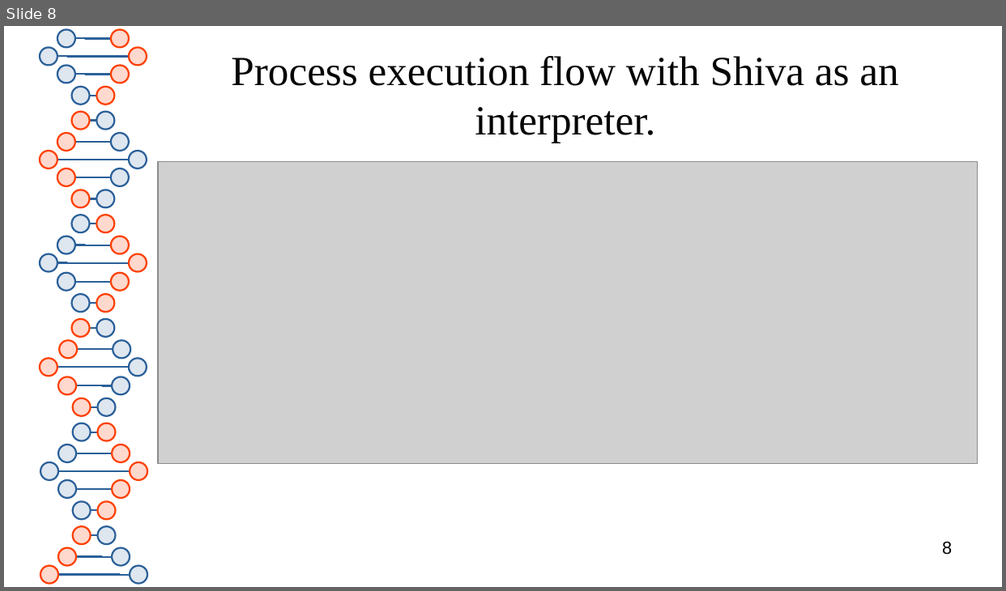
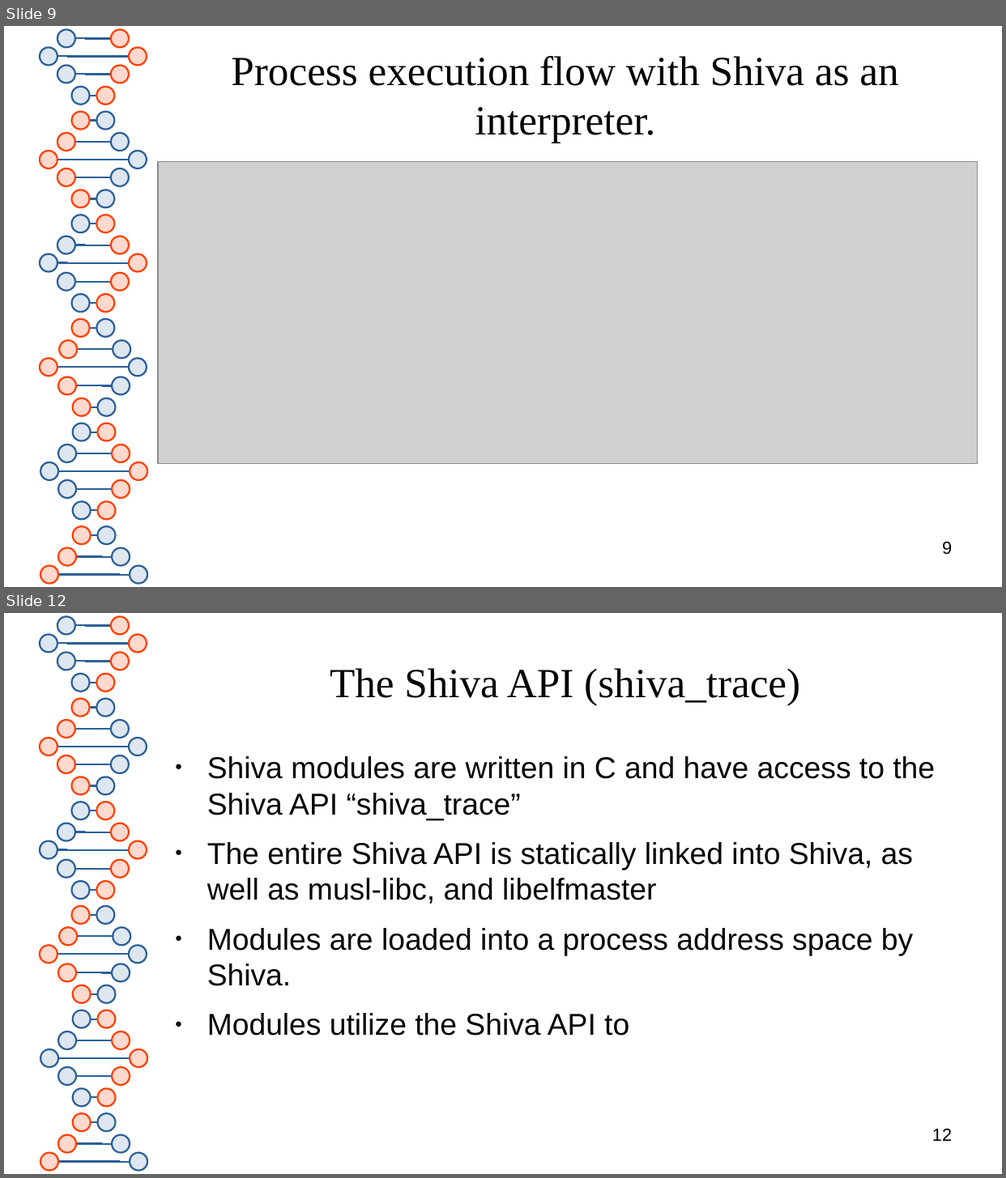
Before and after one commit to advanced-microcode-patching/shiva, a slide deck: presentation/shiva_runtime.odp. Shown one above the other, each under a label of ours: slide 8 before the commit, slides 9 and 12 after it; the slides between them are not shown. The pictures are 1006x591 and 1006x1178 pixels, drawn with LibreOffice and Linux fonts; fonts in the diff are those of the drawing; grey boxes stand for pictures. Boxes give left, top, right and bottom in pixels: in the first picture for what was removed or moved away, otherwise in the second. Text is boxed around its words. In the diff, an @@ line names an element or a change of style, - is before the commit and + after.

```diff
--- a/presentation/shiva_runtime.odp
+++ b/presentation/shiva_runtime.odp
@@ slide 12 added at (4,613,1002,1174), background #FFFFFF; not listed: 81 template elements that a slide beside it also shows @@
@@ title added at (330,668,800,705), 33 pt, text #050505 @@
+The Shiva API (shiva_trace)
@@ text added at (207,756,935,1036), 24 pt, text #050505 @@
+● Shiva modules are written in C and have access to the Shiva API “shiva_trace”
+● The entire Shiva API is statically linked into Shiva, as well as musl-libc, and libelfmaster
+● Modules are loaded into a process address space by Shiva.
+● Modules utilize the Shiva API to
@@ page number added at (932,1129,952,1141), 14 pt, text #000000 @@
+12
@@ what was slide 8 is now slide 9 @@
@@ page number at (942,542,952,555): text changed @@
-8
+9
```
Also in this commit, not shown: 2 slides changed, 3 other slides added, 35 other files.
